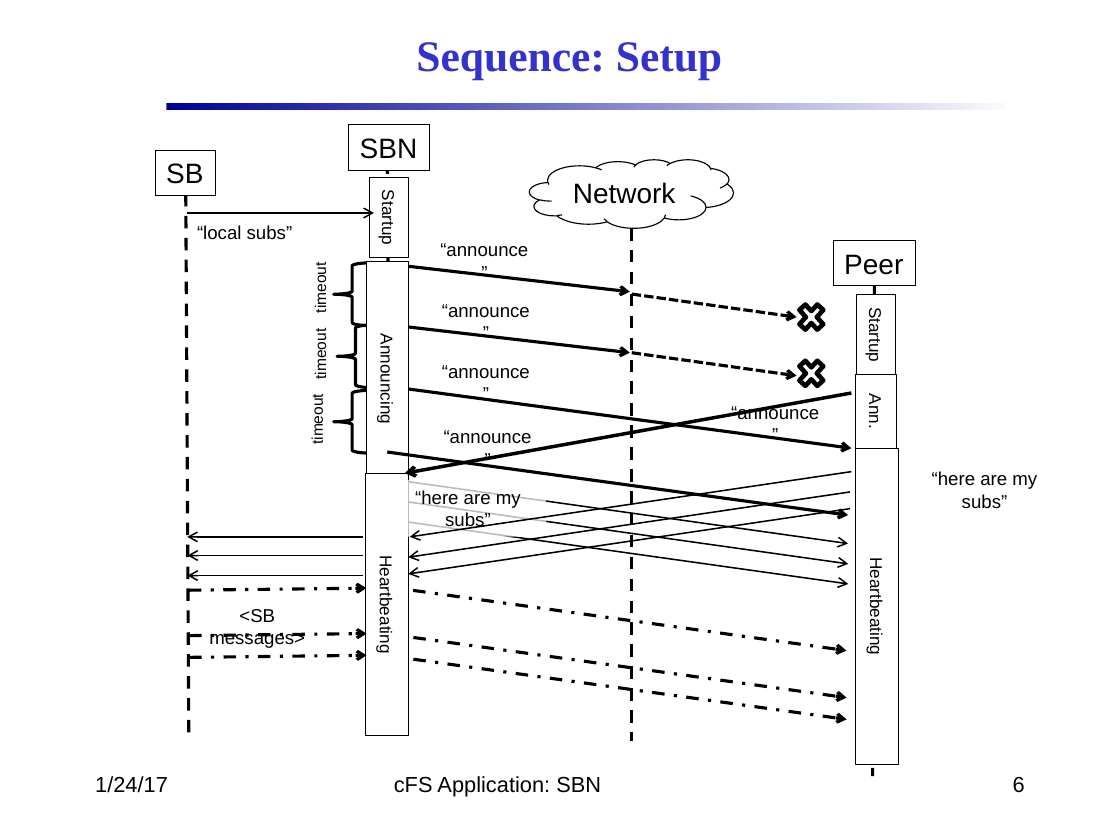
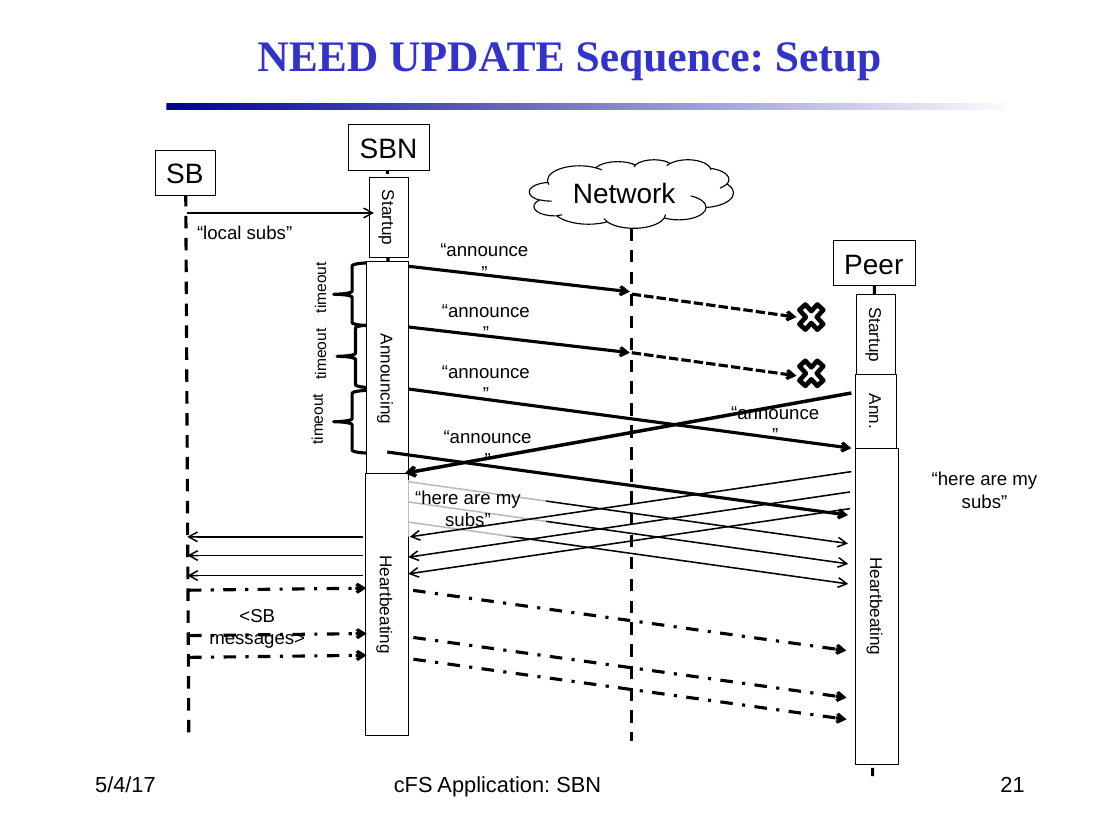
Before and after one commit to nasa/SBN, a slide deck: slide 21 of docs/SBN_Design.pptx (slide 6 before the commit). Drawn at 1120x840 pixels with LibreOffice and Linux fonts; fonts in the diff are those of the drawing; background and template pictures are left out. Boxes give left, top, right and bottom in pixels: in the first picture for what was removed or moved away, otherwise in the second. Text is boxed around its words. In the diff, an @@ line names an element or a change of style, - is before the commit and + after.

```diff
--- a/docs/SBN_Design.pptx
+++ b/docs/SBN_Design.pptx
@@ title at (257, 42, 881, 79): text changed @@
-Sequence: Setup
+NEED UPDATE Sequence: Setup
@@ text at (95, 776, 156, 793): text changed @@
-1/24/17
+5/4/17
@@ page number at (1000, 776, 1024, 792): text changed @@
-6
+21
```
Also in this commit, not shown: 19 other slides changed, 1 slide added.
